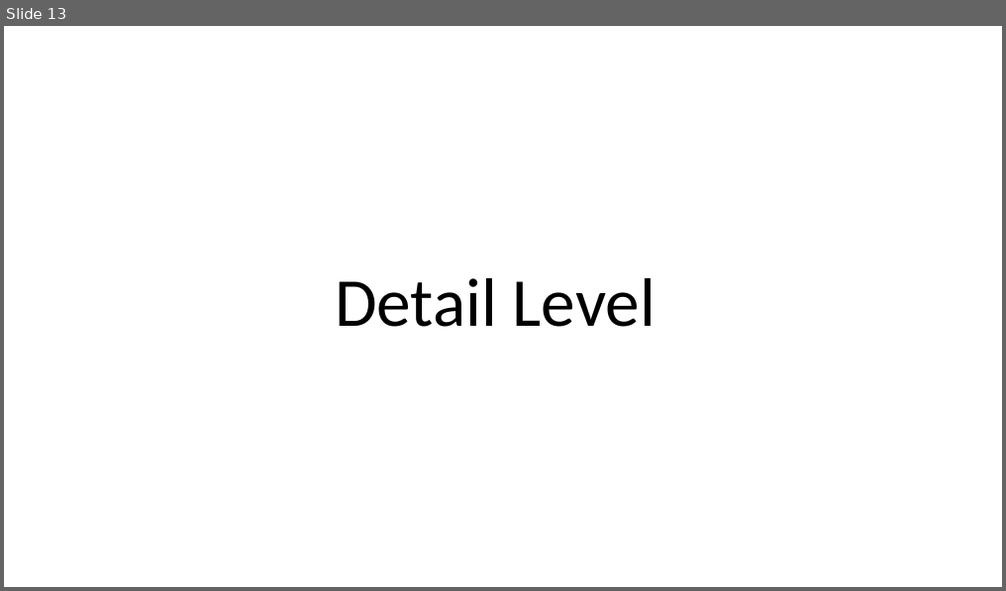
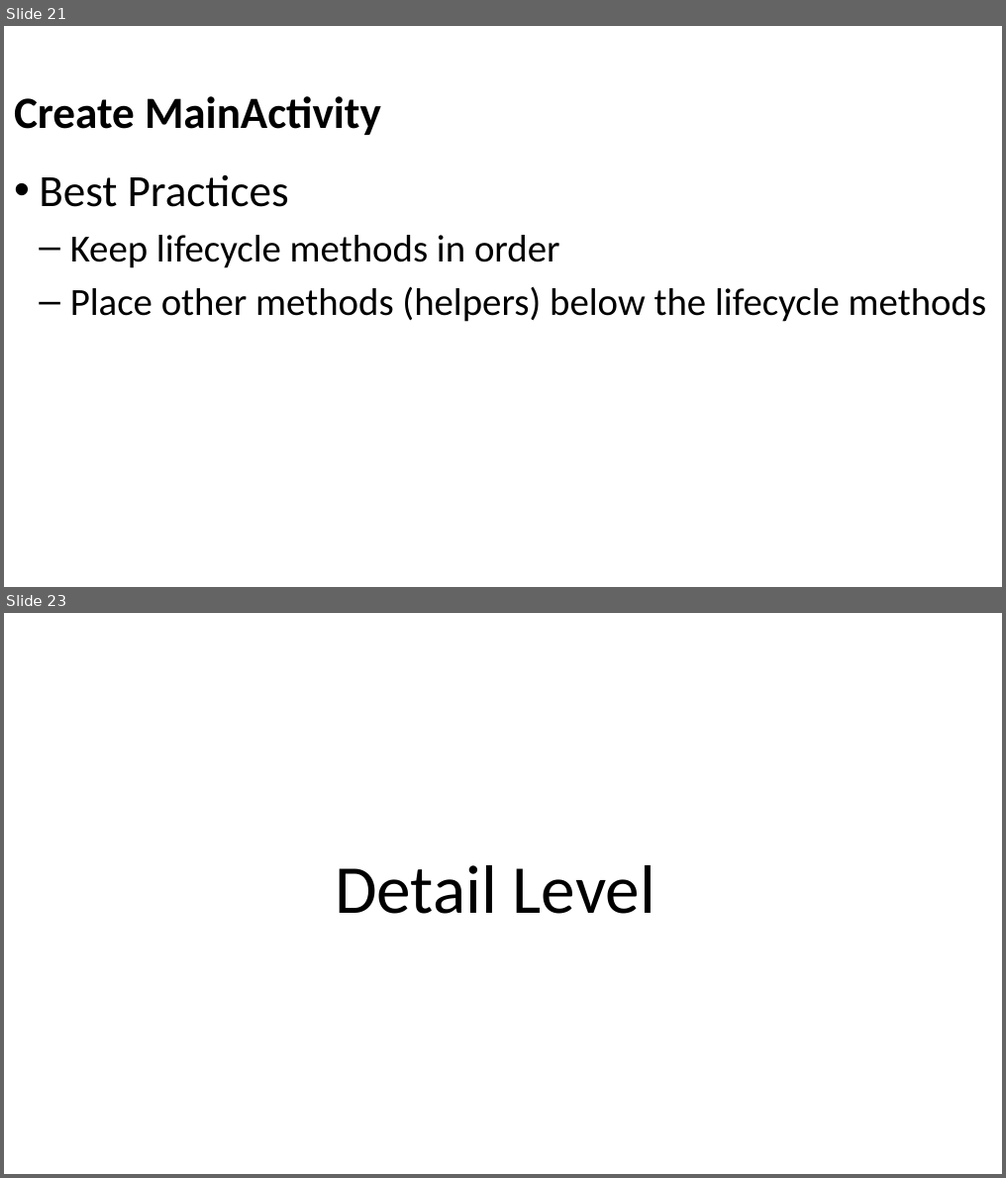
Before and after one commit to Batch-xx/Android-Lunch-Learn, a slide deck: slides/Android Studio_Activities_Fragments.pptx. Shown one above the other, each under a label of ours: slide 13 before the commit, slides 21 and 23 after it; the slides between them are not shown. The pictures are 1006x591 and 1006x1178 pixels, drawn with LibreOffice and Linux fonts; fonts in the diff are those of the drawing; background and template pictures are left out. Boxes give left, top, right and bottom in pixels: in the first picture for what was removed or moved away, otherwise in the second. Text is boxed around its words. In the diff, an @@ line names an element or a change of style, - is before the commit and + after.

```diff
--- a/slides/Android Studio_Activities_Fragments.pptx
+++ b/slides/Android Studio_Activities_Fragments.pptx
@@ slide 21 added at (4, 26, 1002, 587), background picture (left out) @@
@@ title added at (14, 96, 381, 135), 43 pt, text #000000, bold @@
+Create MainActivity
@@ text added at (39, 175, 986, 322), 37 pt, text #000000 @@
+• Best Practices
+  – Keep lifecycle methods in order
+  – Place other methods (helpers) below the lifecycle methods
@@ what was slide 13 is now slide 23 @@
```
Also in this commit, not shown: 3 slides changed, 14 other slides added, 12 slides removed, 28 other files.
